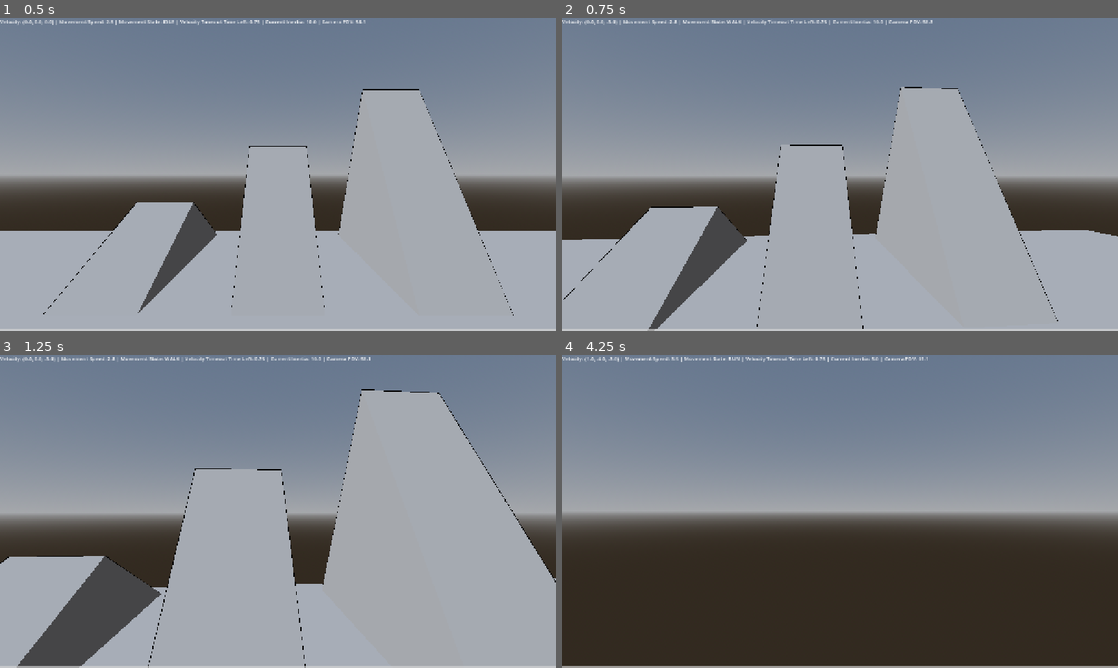
Above: before the commit, frames 1-4 (two rows, left to right).
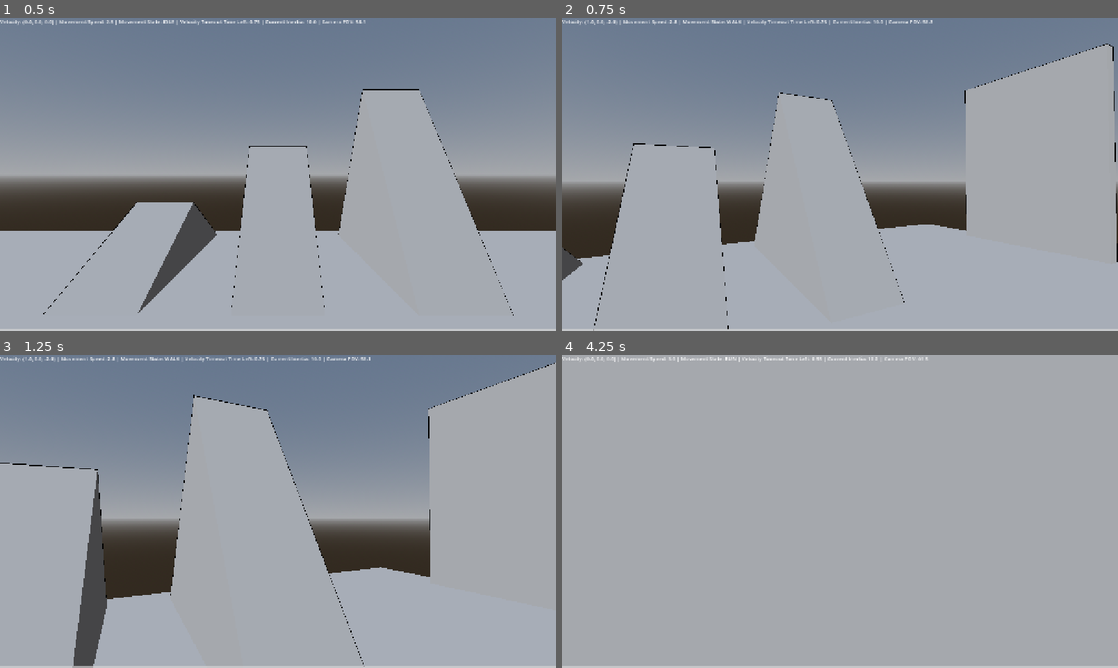
Above: after the commit, the same moments.

Repository: naxemis/multiplayer-fps
Game: Godot game, scene res://scenes/root/Root.tscn
The game is run twice, just before and just after one commit, with the same random seed, the same clock (stepped at 60 frames per second) and the same inputs.
Inputs (mouse positions are in pixels of both pictures, inside the frame that each line leads up to):
- Up to frame 1 (0.5 s): no input
- Up to frame 2 (0.75 s): move the mouse to (867, 174) at 0.52 s; hold W (forward) from 0.53 s (still down); hold Middle mouse button (free_look) from 0.53 s (still down)
- Up to frame 3 (1.25 s): keep holding W (forward); keep holding Middle mouse button (free_look); tap Ctrl (change_wall_jump_direction) at 0.77 s
- Up to frame 4 (4.25 s): keep holding W (forward); move the mouse to (812, 511) at 1.27 s; release Middle mouse button (free_look) at 1.28 s; tap Shift (run) at 1.35 s; tap Ctrl (change_wall_jump_direction) at 1.52, 3.02, 3.77 s; move the mouse to (851, 505) at 2.02 s; hold C (slide) 2.03-2.78 s; move the mouse to (834, 517) at 2.77 s; tap Middle mouse button (free_look) at 2.85 s; move the mouse to (878, 514) at 3.52 s; hold Shift (run) from 3.53 s (still down)

Frame 1 is identical in both runs. In frame 2, 23% of the frame differs, in the area x 0-100%, y 0-100%; in frame 3, 25%; in frame 4, 88%.

Commit message:
chore(project): update project to Godot version 4.5

Diff:
--- a/project.godot
+++ b/project.godot
@@ -12,7 +12,7 @@
 
 config/name="Multiplayer-FPS"
 run/main_scene="res://scenes/root/Root.tscn"
-config/features=PackedStringArray("4.3", "Forward Plus")
+config/features=PackedStringArray("4.5", "Forward Plus")
 config/icon="res://icon.svg"
 
 [display]
@@ -63,7 +63,7 @@
 slide={
 "deadzone": 0.5,
 "events": [Object(InputEventKey,"resource_local_to_scene":false,"resource_name":"","device":-1,"window_id":0,"alt_press …(191 unchanged characters)…
-]
+, null]
 }
 change_wall_jump_direction={
 "deadzone": 0.5,
--- a/scenes/game/map/testing_range/Testing Range.tscn
+++ b/scenes/game/map/testing_range/Testing Range.tscn
@@ -76,6 +76,7 @@
 transform = Transform3D(0.707107, 0.353553, -0.612372, 0, 0.866025, 0.5, 0.707107, -0.353553, 0.612372, 0, 1.51656, 0)
 
 [node name="Player" parent="." instance=ExtResource("1_oslhd")]
+mouse_sensitivity = 0.4
 
 [node name="Floor" type="MeshInstance3D" parent="."]
 material_override = ExtResource("1_v4xg3")
Not shown: 1 places in assets/3d/shaders/Default Material.tres that only renumber resources
Not shown, added: assets/3d/shaders/Outline.gdshader.uid
Not shown, added: assets/3d/shaders/Toon.gdshader.uid
Not shown, changed: icon.svg.import
Not shown, added: scenes/game/player/Player.gd.uid
